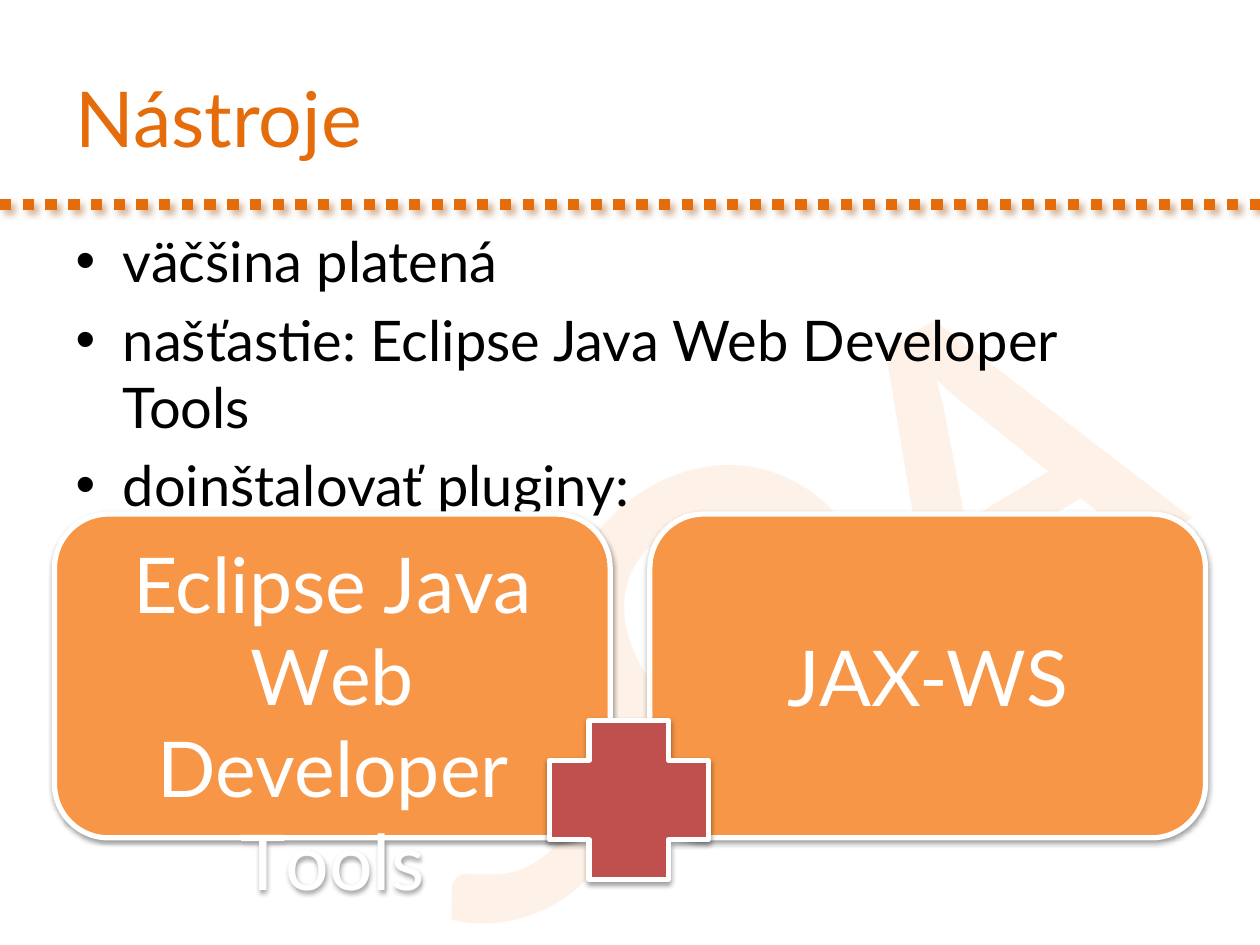
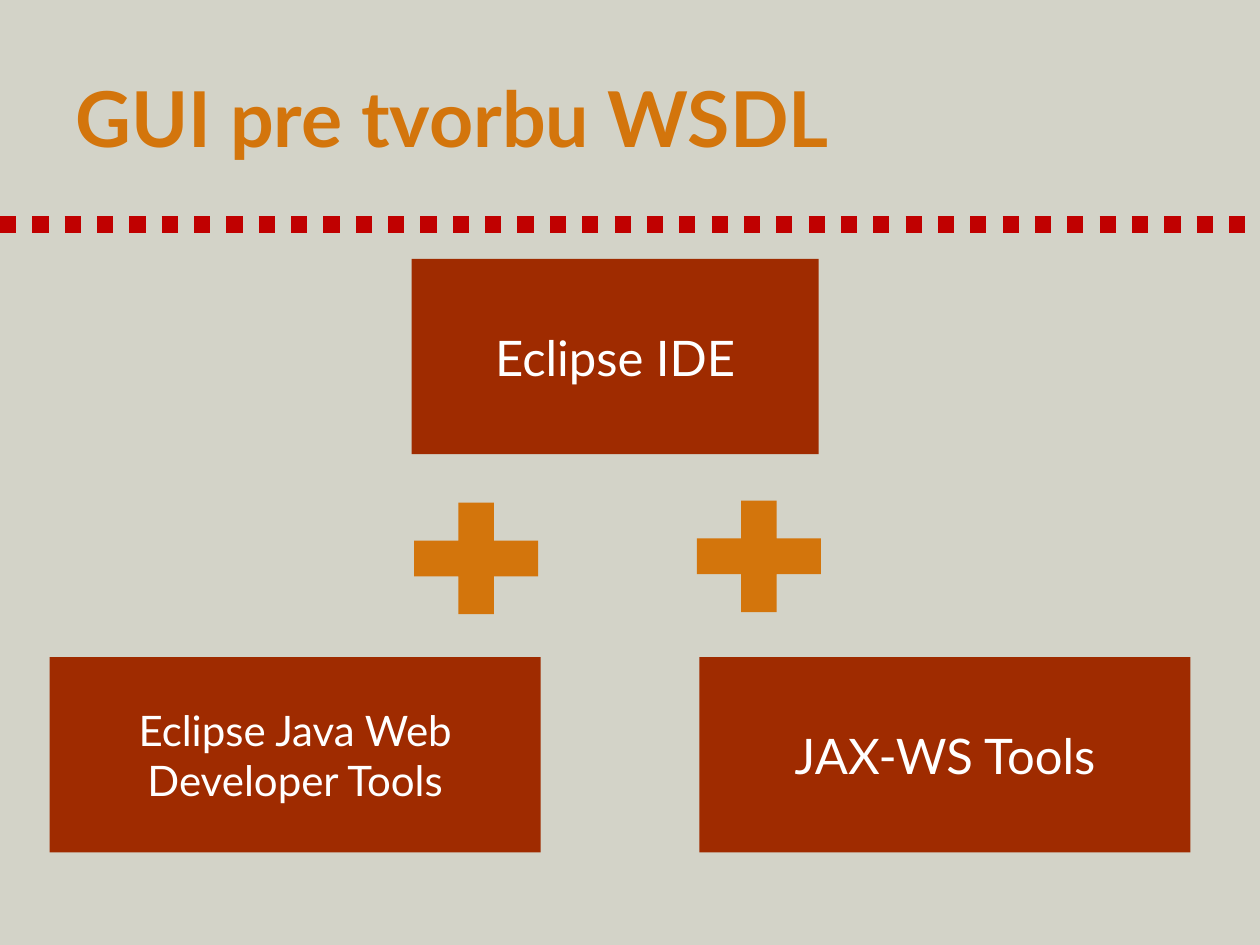
Before and after one commit to novotnyr/kopr-portal, a slide deck: slide 53 of content/soap-web-services/kopr-soap-web-services.pptx (slide 43 before the commit). Drawn at 1260x945 pixels with LibreOffice and Linux fonts; fonts in the diff are those of the drawing. Boxes give left, top, right and bottom in pixels: in the first picture for what was removed or moved away, otherwise in the second. Text is boxed around its words. In the diff, an @@ line names an element or a change of style, - is before the commit and + after.

Commit message:
Slajdy k SOAP aktualizovane do 2022

```diff
--- a/content/soap-web-services/kopr-soap-web-services.pptx
+++ b/content/soap-web-services/kopr-soap-web-services.pptx
@@ background #FFFFFF to #D3D3C8 @@
@@ text removed at (233,65,1260,945) @@
-SOAP
@@ title at (76,90,829,160): text changed; text colour #E46C0A to #D3750C; bold on @@
-Nástroje
+GUI pre tvorbu WSDL
@@ line moved from (0, 204) - (1260, 204) to (0, 224) - (1260, 224) @@
@@ line (0, 224) - (1260, 224): stroke #E46C0A 6.5 pt dashed to #C00000 9.25 pt dashed @@
@@ text removed at (123,240,1058,517) @@
-• väčšina platená
-• našťastie: Eclipse Java Web Developer Tools
-• doinštalovať pluginy:
@@ rectangle added at (412,260,819,455), fill #9F2B00, 28 pt, text #FFFFFF @@
+Eclipse IDE
@@ plus sign added at (392,483,561,634), fill #D3750C @@
@@ plus sign added at (674,480,843,631), fill #D3750C @@
@@ rectangle "Eclipse Java Web Developer Tools": place and size @@
-rectangle "Eclipse Java Web Developer Tools" at (54,514,610,838)
+rectangle "Eclipse Java Web Developer Tools" at (49,658,541,853)
@@ rectangle "Eclipse Java Web Developer Tools" at (49,658,541,853): size 44 to 24 pt; more space between paragraphs; vertical alignment top to middle; rounded rectangle to rectangle; fill #F79646 to #9F2B00; outline #FFFFFF 3 pt to none; shadow off @@
@@ rectangle "JAX-WS Tools": place and size @@
-rectangle "JAX-WS Tools" at (650,514,1206,838)
+rectangle "JAX-WS Tools" at (699,658,1191,853)
@@ rectangle "JAX-WS Tools" at (699,658,1191,853): rounded rectangle to rectangle; fill #F79646 to #9F2B00; outline #FFFFFF 3 pt to none; shadow off @@
@@ plus removed at (549,721,708,879) @@
@@ text in rectangle at (795,738,1095,775): text changed; size 44 to 28 pt @@
-JAX-WS
+JAX-WS Tools
```
Also in this commit, not shown: 42 other slides changed, 18 slides added, 40 slides removed, 1 other file.
